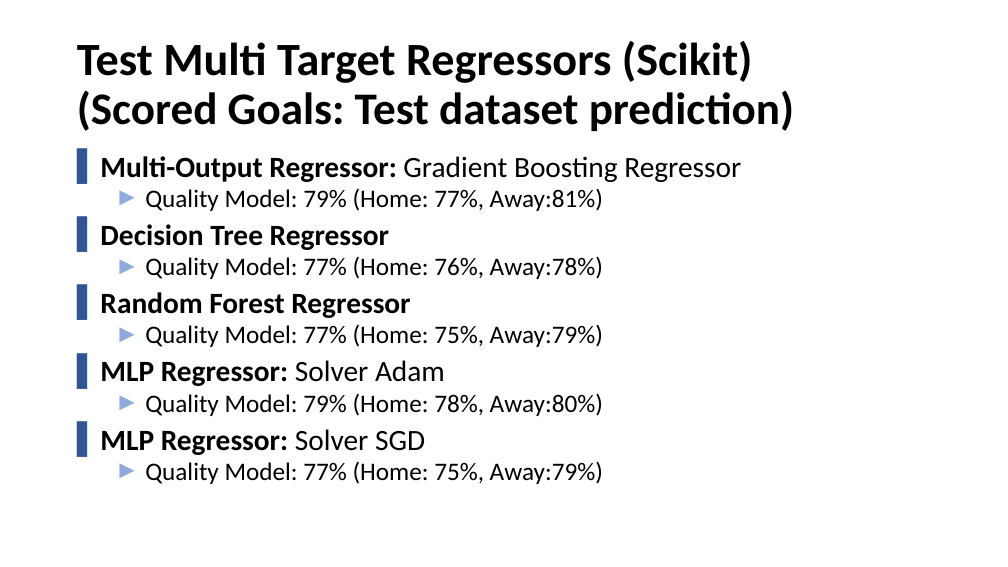
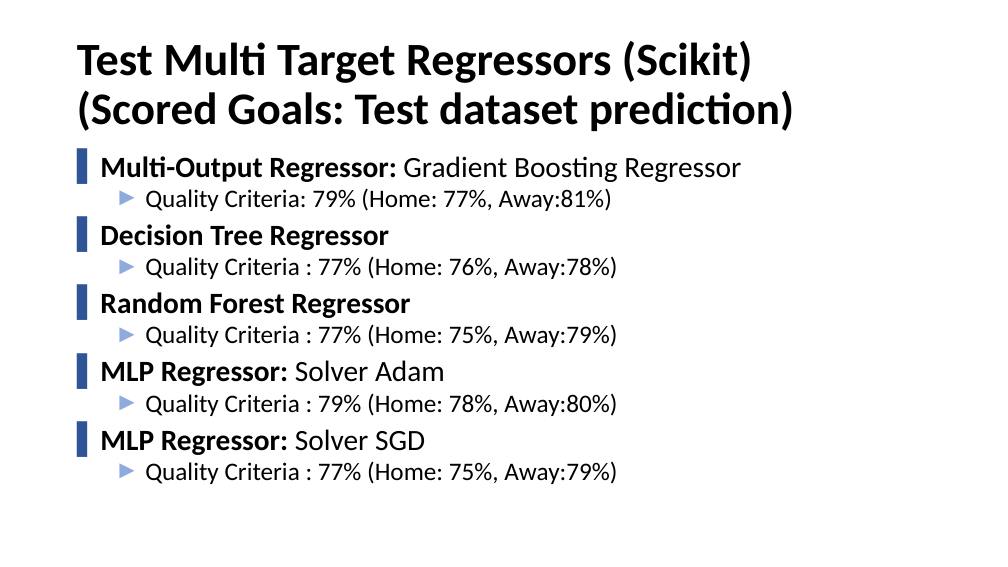
Before and after one commit to Khaledjallouli/project, a slide deck: slide 6 of Daily/sprint8/Sprint8_Review.pptx. Drawn at 1008x567 pixels with LibreOffice and Linux fonts; fonts in the diff are those of the drawing; background and template pictures are left out. Boxes give left, top, right and bottom in pixels: in the first picture for what was removed or moved away, otherwise in the second. Text is boxed around its words. In the diff, an @@ line names an element or a change of style, - is before the commit and + after.

Commit message:
minor changes

```diff
--- a/Daily/sprint8/Sprint8_Review.pptx
+++ b/Daily/sprint8/Sprint8_Review.pptx
@@ text at <box>145,188,612,211</box>: text changed @@
-  ► Quality Model: 79% (Home: 77%, Away:81%)
+  ► Quality Criteria: 79% (Home: 77%, Away:81%)
@@ text at <box>145,256,617,279</box>: text changed @@
-  ► Quality Model: 77% (Home: 76%, Away:78%)
+  ► Quality Criteria : 77% (Home: 76%, Away:78%)
@@ text at <box>145,324,617,347</box>: text changed @@
-  ► Quality Model: 77% (Home: 75%, Away:79%)
+  ► Quality Criteria : 77% (Home: 75%, Away:79%)
@@ text at <box>145,393,617,416</box>: text changed @@
-  ► Quality Model: 79% (Home: 78%, Away:80%)
+  ► Quality Criteria : 79% (Home: 78%, Away:80%)
@@ text at <box>145,461,617,484</box>: text changed @@
-  ► Quality Model: 77% (Home: 75%, Away:79%)
+  ► Quality Criteria : 77% (Home: 75%, Away:79%)
```
Also in this commit, not shown: 4 other slides changed.
